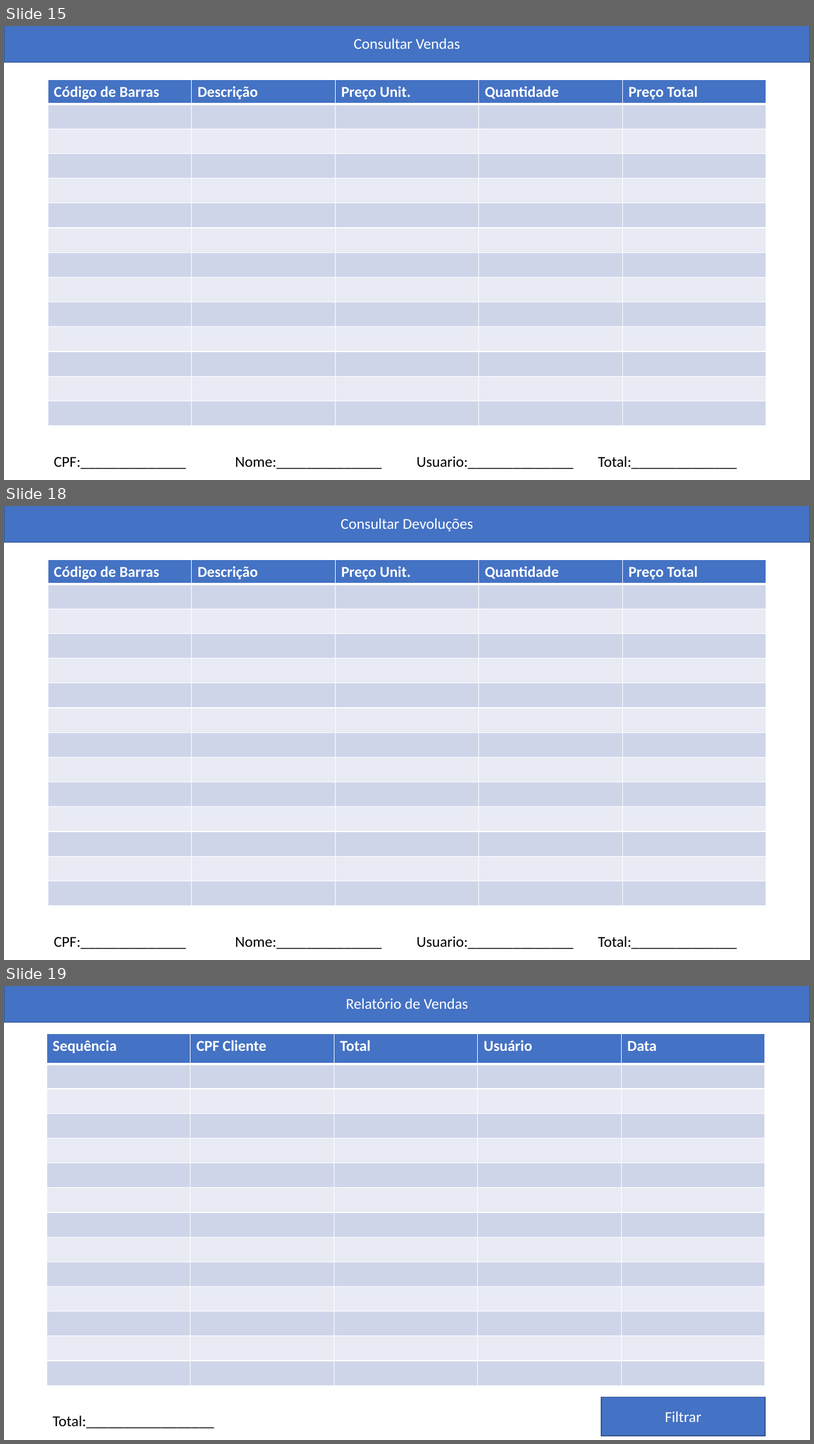
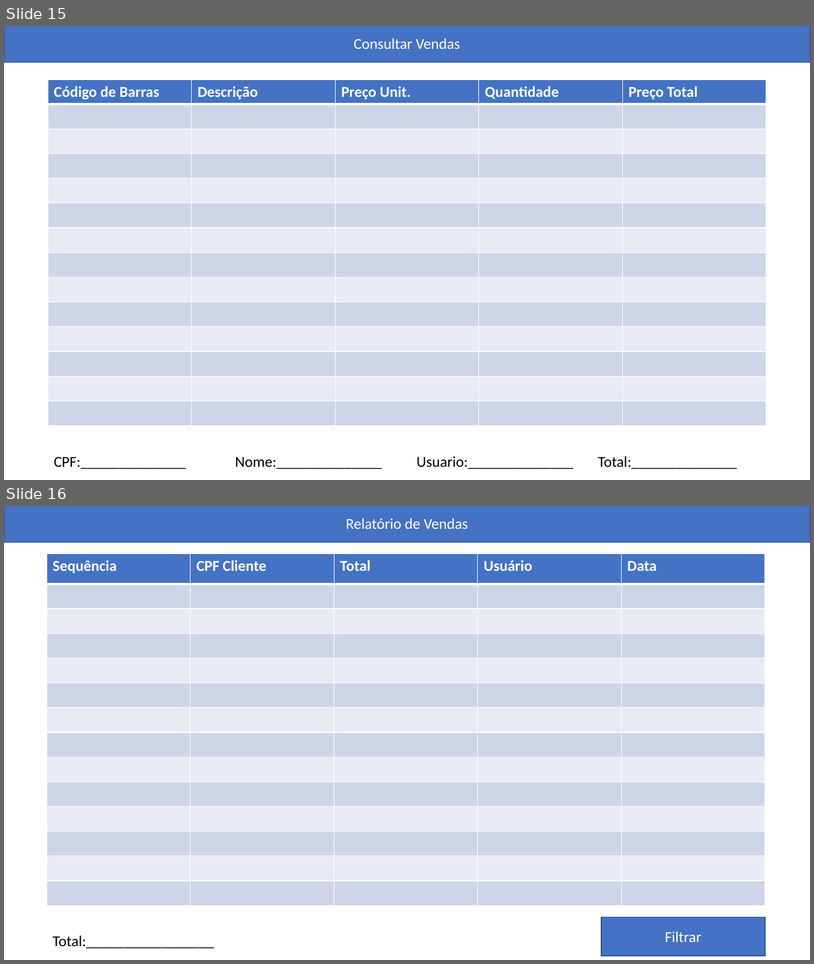
Before and after one commit to Erhoz/restApi, a slide deck: Telas Trabalhos PWEB.pptx. Shown one above the other, each under a label of ours: slides 15, 18 and 19 before the commit, slides 15 and 16 after it; the slides between them are not shown. The pictures are 814x1444 and 814x964 pixels, drawn with LibreOffice and Linux fonts; fonts in the diff are those of the drawing. Boxes give left, top, right and bottom in pixels: in the first picture for what was removed or moved away, otherwise in the second. Text is boxed around its words. In the diff, an @@ line names an element or a change of style, - is before the commit and + after.

```diff
--- a/Telas Trabalhos PWEB.pptx
+++ b/Telas Trabalhos PWEB.pptx
@@ slide 18 removed at [4,506,810,960], background #FFFFFF @@
@@ rectangle removed at [4,506,810,542] @@
-Consultar Devoluções
@@ table removed at [48,559,768,905], 14 rows, 5 columns @@
-Código de Barras | Descrição | Preço Unit. | Quantidade | Preço Total
- |  |  |  | 
- |  |  |  | 
- |  |  |  | 
- |  |  |  | 
- |  |  |  | 
- |  |  |  | 
- |  |  |  | 
- |  |  |  | 
- |  |  |  | 
- |  |  |  | 
- |  |  |  | 
- |  |  |  | 
- |  |  |  | 
@@ text removed at [54,936,737,949] @@
-CPF:______________ Nome:______________ Usuario:______________ Total:______________
@@ what was slide 19 is now slide 16 @@
```
Also in this commit, not shown: 3 slides changed, 3 other slides removed.
